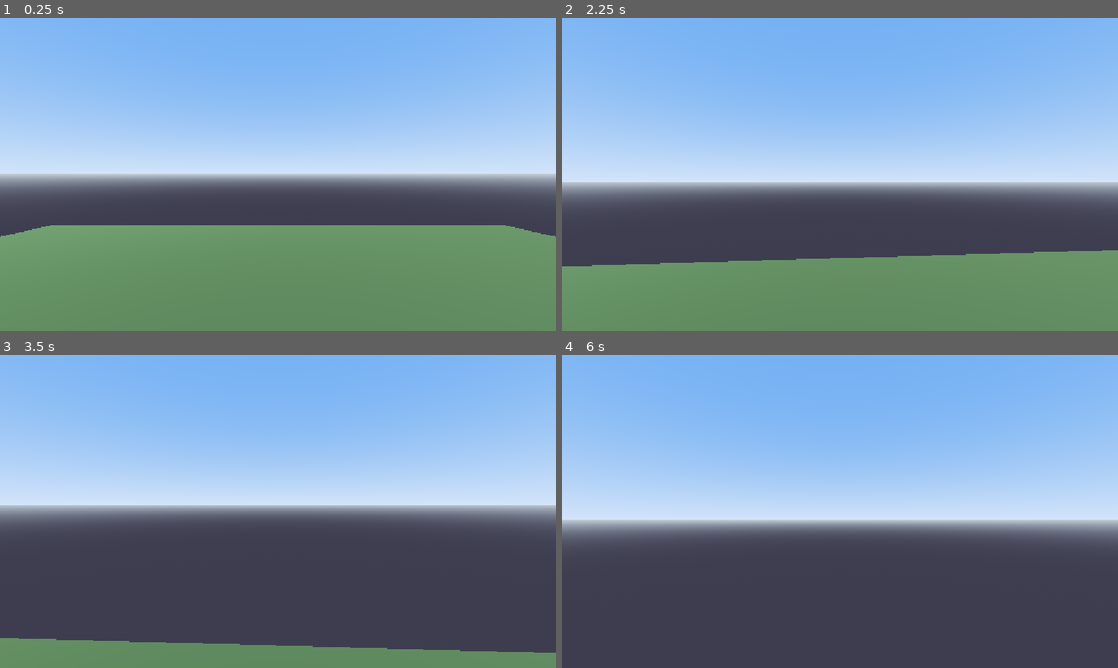
Above: before the commit, frames 1-4 (two rows, left to right).
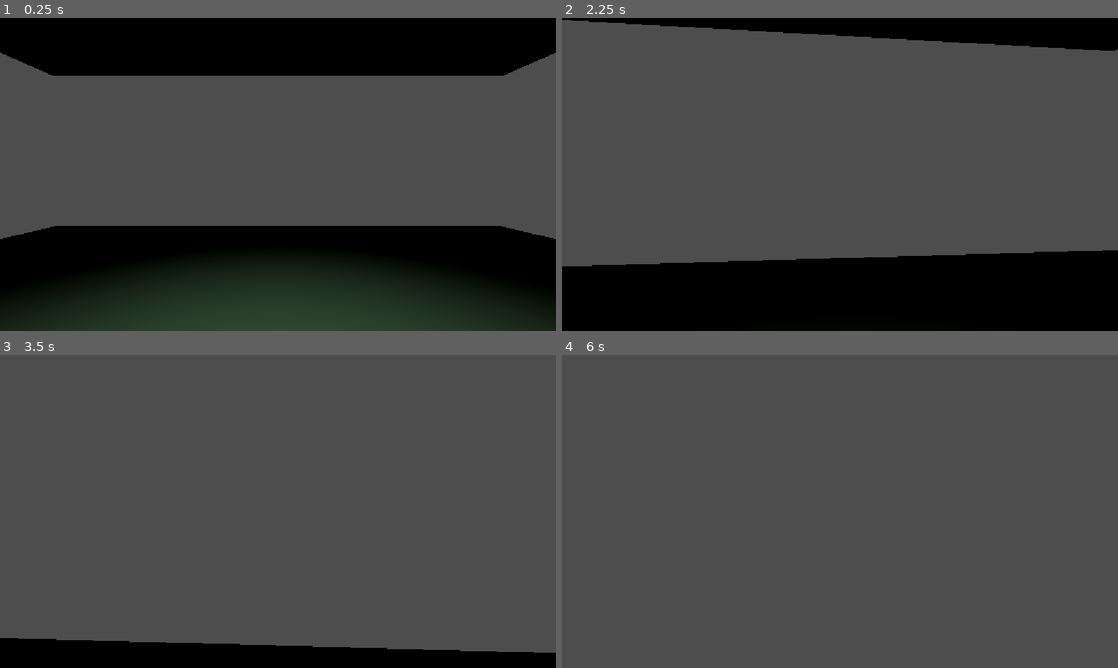
Above: after the commit, the same moments.

Repository: markuslool/Gamegaygame
Game: Godot game, scene res://scenes/test.tscn
The game is run twice, just before and just after one commit, with the same random seed, the same clock (stepped at 60 frames per second) and the same inputs.
Inputs (mouse positions are in pixels of both pictures, inside the frame that each line leads up to):
- Up to frame 1 (0.25 s): no input
- Up to frame 2 (2.25 s): move the mouse to (867, 174) at 0.52 s; hold E 0.53-1.28 s; hold W from 0.53 s (still down); click (867, 174) at 0.67 s; tap Space at 0.77, 1.52 s; move the mouse to (812, 174) at 1.27 s; tap Q at 1.35 s; move the mouse to (851, 168) at 2.02 s; hold Ctrl from 2.03 s (still down)
- Up to frame 3 (3.5 s): keep holding W; move the mouse to (272, 517) at 2.77 s; release Ctrl at 2.78 s; tap Shift at 2.85 s; click (272, 517) at 2.92 s; tap Space at 3.02 s
- Up to frame 4 (6 s): move the mouse to (878, 514) at 3.52 s; hold E 3.53-4.28 s; tap Space at 3.77, 4.52, 5.75 s; move the mouse to (795, 508) at 4.27 s; tap Q at 4.35 s; tap Enter at 5 s; move the mouse to (845, 511) at 5.02 s; hold Ctrl 5.03-5.78 s; click (845, 511) at 5.17 s; move the mouse to (817, 505) at 5.77 s; release W at 5.78 s; hold D from 5.78 s (still down); tap Shift at 5.85 s

The runs differ from the first frame. In frame 1, 89% of the frame differs, in the area x 0-100%, y 0-100%; in frame 2, 81%; in frame 3, 61%; in frame 4, 58%.

Commit message:
Update test.tscn

Diff:
--- a/scenes/test.tscn
+++ b/scenes/test.tscn
@@ -1,23 +1,7 @@
 [gd_scene format=3 uid="uid://dnykm7udnrqio"]
 
 [ext_resource type="Shape3D" uid="uid://dohtk3y8ncbr3" path="res://resorses/collisions/player.tres" id="1_errlg"]
-[ext_resource type="Script" path="res://scripts/player.gd" id="2_player"]
-
-[sub_resource type="ProceduralSkyMaterial" id="ProceduralSkyMaterial_errlg"]
-sky_top_color = Color(0.35, 0.55, 0.9, 1)
-sky_horizon_color = Color(0.7, 0.8, 0.95, 1)
-ground_bottom_color = Color(0.2, 0.2, 0.25, 1)
-ground_horizon_color = Color(0.6, 0.65, 0.7, 1)
-
-[sub_resource type="Sky" id="Sky_1"]
-sky_material = SubResource("ProceduralSkyMaterial_errlg")
-
-[sub_resource type="Environment" id="Environment_bl13t"]
-background_mode = 2
-sky = SubResource("Sky_1")
-ambient_light_source = 2
-ambient_light_energy = 0.6
-tonemap_mode = 2
+[ext_resource type="Script" uid="uid://be8v2yu77yif3" path="res://scripts/player.gd" id="2_player"]
 
 [sub_resource type="StandardMaterial3D" id="Mat_ground"]
 albedo_color = Color(0.3, 0.45, 0.3, 1)
@@ -32,24 +16,8 @@
 
 [node name="test" type="Node3D" unique_id=1472224898]
 
-[node name="WorldEnvironment" type="WorldEnvironment" parent="." unique_id=1536218837]
-environment = SubResource("Environment_bl13t")
-
-[node name="Sun" type="DirectionalLight3D" parent="." unique_id=861644490]
-transform = Transform3D(0.866025, -0.353553, 0.353553, 0, 0.707107, 0.707107, -0.5, -0.612372, 0.612372, 0, 15, 5)
-light_energy = 1.1
-shadow_enabled = true
-
-[node name="Ground" type="StaticBody3D" parent="." unique_id=502480421]
-
-[node name="Mesh" type="MeshInstance3D" parent="Ground" unique_id=382715436]
-mesh = SubResource("BoxMesh_iyx0m")
-
-[node name="Collision" type="CollisionShape3D" parent="Ground" unique_id=491938948]
-shape = SubResource("BoxShape3D_74lek")
-
 [node name="player" type="CharacterBody3D" parent="." unique_id=1566574314]
-transform = Transform3D(1, 0, 0, 0, 1, 0, 0, 0, 1, 0, 1.9829683, 0)
+transform = Transform3D(1, 0, 0, 0, 1, 0, 0, 0, 1, 0, 5.0345984, 0)
 script = ExtResource("2_player")
 
 [node name="CollisionShape3D" type="CollisionShape3D" parent="player" unique_id=263016561]
@@ -61,5 +29,30 @@
 fov = 70.0
 
 [node name="CSGCylinder3D" type="CSGCylinder3D" parent="player" unique_id=602873205]
-radius = 0.5
-height = 2.0
+radius = 2.0
+height = 8.0
+
+[node name="Level" type="Node" parent="." unique_id=1932939128]
+
+[node name="Ground" type="StaticBody3D" parent="Level" unique_id=502480421]
+
+[node name="Mesh" type="MeshInstance3D" parent="Level/Ground" unique_id=382715436]
+mesh = SubResource("BoxMesh_iyx0m")
+
+[node name="Collision" type="CollisionShape3D" parent="Level/Ground" unique_id=491938948]
+shape = SubResource("BoxShape3D_74lek")
+
+[node name="Ground2" type="StaticBody3D" parent="Level" unique_id=1719347829]
+transform = Transform3D(1, 0, 0, 0, 1, 0, 0, 0, 1, 0, 17.77977, 0)
+
+[node name="Mesh" type="MeshInstance3D" parent="Level/Ground2" unique_id=227287924]
+mesh = SubResource("BoxMesh_iyx0m")
+
+[node name="Collision" type="CollisionShape3D" parent="Level/Ground2" unique_id=917510463]
+shape = SubResource("BoxShape3D_74lek")
+
+[node name="SpotLight3D" type="SpotLight3D" parent="." unique_id=1169113251]
+transform = Transform3D(1, 0, 0, 0, -4.371139e-08, 1, 0, -1, -4.371139e-08, 0, 16.897547, 0)
+light_energy = 16.0
+spot_range = 26.551054
+spot_angle = 51.54338
